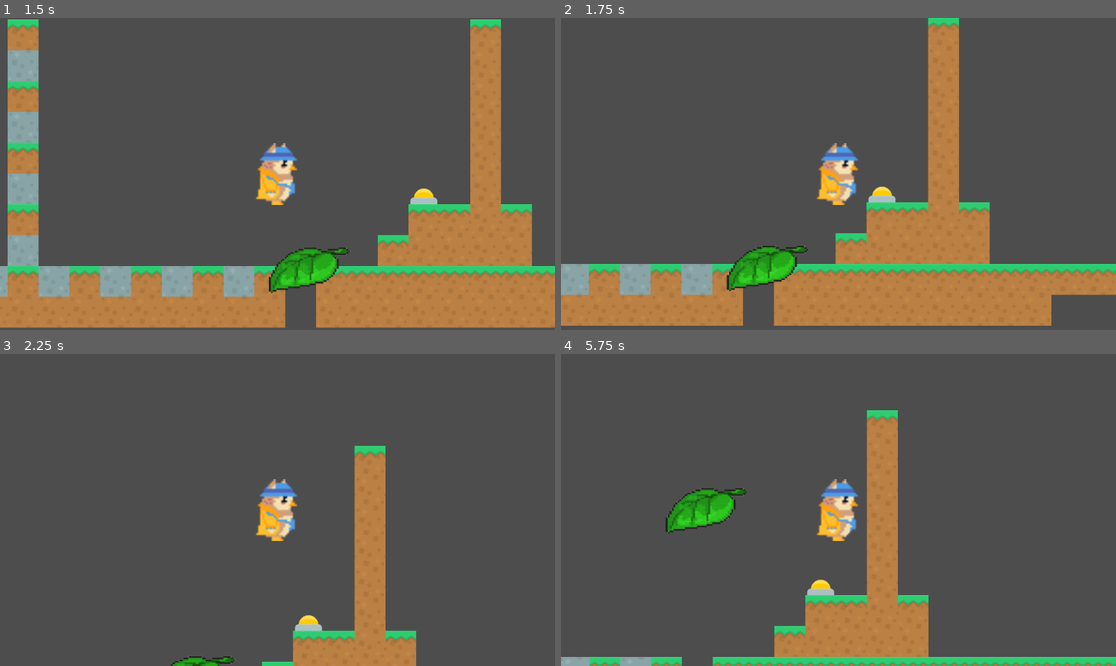
Above: before the commit, frames 1-4 (two rows, left to right).
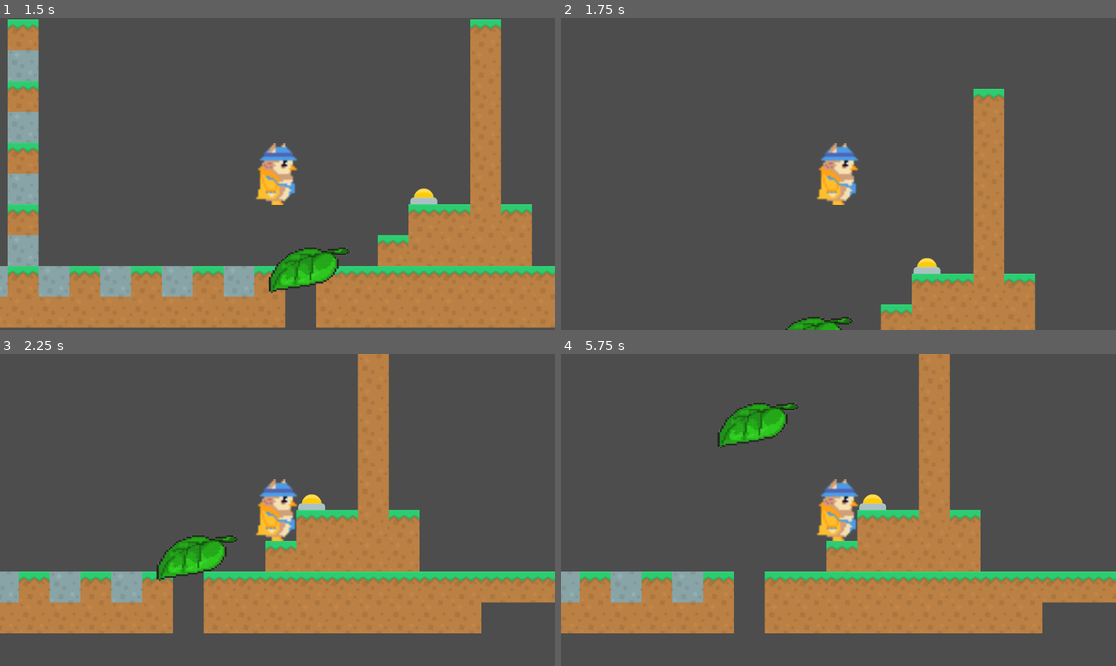
Above: after the commit, the same moments.

Repository: mikanthrop/Projektstudium_Fukurou
Game: Godot game, scene res://assets/scenes/screens/main.tscn
Same seed, same stepped clock (60 frames per second), same inputs: the game is played once before the commit and once after it.
Inputs:
- Up to frame 1 (1.5 s): tap Enter at 0.5 s; hold Space (jump) 0.53-1.28 s; hold Right (move_right) from 0.53 s (still down); tap Shift (dash) at 1.35 s
- Up to frame 2 (1.75 s): keep holding Right (move_right); tap Space (jump) at 1.52, 1.55 s
- Up to frame 3 (2.25 s): tap Space (jump) at 1.82 s; release Right (move_right) at 2.03 s; hold Left (move_left) from 2.03 s (still down); hold Ctrl (hold) from 2.03 s (still down)
- Up to frame 4 (5.75 s): tap Space (jump) at 2.3, 2.85, 3.02, 3.32, 3.77, 3.8, 4.07, 4.52, 4.55, 4.82 s; release Left (move_left) at 2.78 s; release Ctrl (hold) at 2.78 s; hold Right (move_right) 2.78-4.28 s; hold Shift (dash) 3.53-4.28 s; hold Left (move_left) 4.28-5.03 s; tap Ctrl (hold) at 4.35 s; hold Right (move_right) from 5.03 s (still down); hold Space (jump) from 5.03 s (still down)

Frame 1 is identical in both runs. In frame 2, 26% of the frame differs, in the area x 0-100%, y 0-100%; in frame 3, 27%; in frame 4, 31%.

Commit message:
Style: leave out chache in gitignore

Diff:
--- a/assets/scripts/Player/movement/dashing.gd
+++ b/assets/scripts/Player/movement/dashing.gd
@@ -58,6 +58,8 @@
 
 func process_input(event: InputEvent) -> Base_State:
 	print("state dashing: process input: ", event)
+	if Input.is_action_pressed("jump"):
+			return jump_state
 
 	return null
 
Not shown, changed: .gitignore
